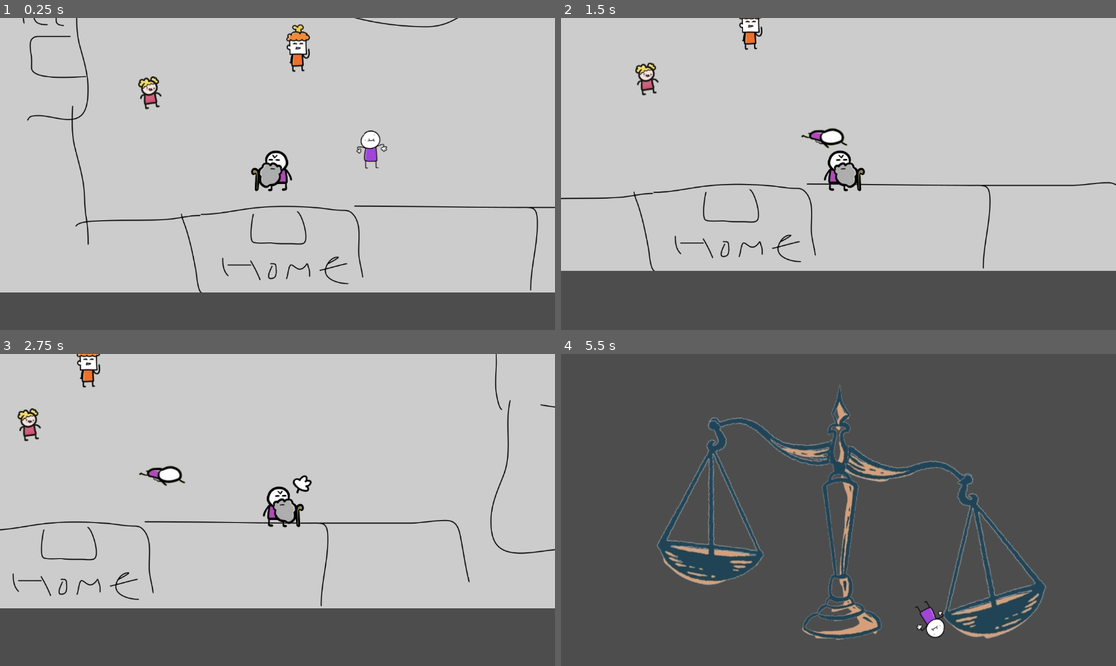
Above: before the commit, frames 1-4 (two rows, left to right).
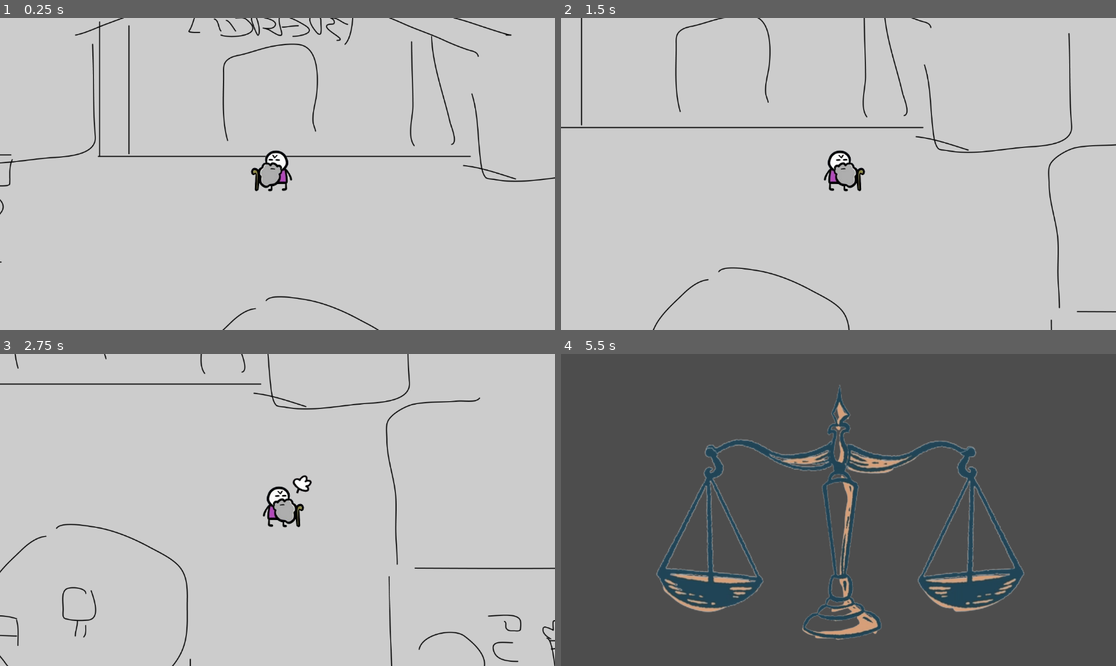
Above: after the commit, the same moments.

Repository: Athryell/Slap_game
Game: Godot game, scene res://Scenes/world.tscn
Same seed, same stepped clock (60 frames per second), same inputs: the game is played once before the commit and once after it.
Inputs:
- Up to frame 1 (0.25 s): no input
- Up to frame 2 (1.5 s): hold D (move_right) 0.53-1.28 s; tap Space (slap_basic) at 0.6, 1.35 s; hold S (move_down) from 1.28 s (still down)
- Up to frame 3 (2.75 s): release S (move_down) at 2.03 s; hold D (move_right) from 2.03 s (still down); tap Space (slap_basic) at 2.1 s
- Up to frame 4 (5.5 s): release D (move_right) at 2.78 s; hold W (move_up) 2.78-3.53 s; tap Space (slap_basic) every 0.75 s from 2.85 to 5.1 s; hold A (move_left) 3.53-5.03 s; tap Q (DEBUG_END_GAME) at 4.15 s; tap E (DEBUG_SPAWN) at 4.9 s; hold S (move_down) from 5.03 s (still down)

The runs differ from the first frame. In frame 1, 17% of the frame differs, in the area x 0-100%, y 0-100%; in frame 2, 22%; in frame 3, 22%; in frame 4, 12%.

Commit message:
Added components for noisy people and placed a couple on the museum

Diff:
--- a/Autoload/achievements_manager.gd
+++ b/Autoload/achievements_manager.gd
@@ -2,21 +2,26 @@
 
 
 func _ready() -> void:
-	GameProgressManager.completed_butterflies.connect(func(): _show_achievement("So sad...")) #TODO: Test
-	GameProgressManager.completed_mosquitoes.connect(func(): _show_achievement("We don't need those!") )
+	GameProgressManager.completed_butterflies.connect(update_achievement.bind(Global.ACHIEVEMENT.COMPLETED_BUTTERFLIES))
+	GameProgressManager.completed_mosquitoes.connect(update_achievement.bind(Global.ACHIEVEMENT.COMPLETED_MOSQUITOES))
 
 
-func update_achievement(achievement: Global.ACHIEVEMENT):  #TODO: Test
+func update_achievement(achievement: Global.ACHIEVEMENT):
 	if not achievement:
 		return
 
-	var display_text = ""
+	var ach_ita = []
+	var ach_eng = []
 
 	match achievement:
 		Global.ACHIEVEMENT.HIT_BABY:
-			_show_achievement("What the… why did you hit a baby?!")
-		#Global.ACHIEVEMENT.MOSQUITOES:
-			#pass
+			ach_ita = ["La giustizia è equalitaria",
+						"Ma che... perché hai schiaffeggiato un bambino?!"]
+			ach_eng = ["Justice is equal ",
+						"What the… why did you hit a baby?!"]
+		Global.ACHIEVEMENT.COMPLETED_MOSQUITOES:
+			ach_ita = ["Yea! Chi ne ha bisogno?"]
+			ach_eng = ["Yea! We don't need those!"]
 		Global.ACHIEVEMENT.JOFFREY:
 			pass
 		Global.ACHIEVEMENT.JOFFREY_2:
@@ -27,8 +32,9 @@
 			pass
 		Global.ACHIEVEMENT.FIRST_BUTTERFLY:
 			pass
-		#Global.ACHIEVEMENT.COMPLETED_BUTTERFLIES:
-			#pass
+		Global.ACHIEVEMENT.COMPLETED_BUTTERFLIES:
+			ach_ita = ["Ok, adesso sei felice?"]
+			ach_eng = ["Ok, are you happy now?"]
 		Global.ACHIEVEMENT.NO_TUTORIAL:
 			pass
 		Global.ACHIEVEMENT.HORSE:
@@ -42,9 +48,20 @@
 		Global.ACHIEVEMENT.CACTUS:
 			pass
 		_:
-			push_error("Didn't set the achievment!!!")
+			push_error("Didn't set the achievement!!!")
 
-	_show_achievement(display_text)
+	if ach_eng.is_empty() or ach_ita.is_empty():
+		push_error("Need to fill in the localization for " + Global.ACHIEVEMENT.find_key(achievement))
+		return
 
-func _show_achievement(text: String):
-	print(text)
+	if GameManager.game_language == Global.LANGUAGE.ITA:
+		_show_achievement(ach_ita)
+	else:
+		_show_achievement(ach_eng)
+
+
+func _show_achievement(title_and_string: Array):
+	if title_and_string.size() > 1:
+		print(title_and_string[0] + " --> " + title_and_string[1])
+	else:
+		print(title_and_string[0])
--- /dev/null
+++ b/Autoload/game_manager.gd
@@ -0,0 +1,9 @@
+extends Node
+
+var game_language: Global.LANGUAGE
+
+func _ready() -> void:
+	set_language(Global.LANGUAGE.ITA)
+
+func set_language(language: Global.LANGUAGE):
+	game_language = language
--- a/Autoload/game_progress_manager.gd
+++ b/Autoload/game_progress_manager.gd
@@ -3,8 +3,11 @@
 signal completed_butterflies
 signal completed_mosquitoes
 
-const BUTTERFLIES_TO_COLLECT = 30
-const MOSQUITOES_TO_COLLECT = 20
+#const BUTTERFLIES_TO_COLLECT = 30
+#const MOSQUITOES_TO_COLLECT = 20
+
+const BUTTERFLIES_TO_COLLECT = 4
+const MOSQUITOES_TO_COLLECT = 2
 
 var butterflies_collected = 0
 var mosquitoes_collected = 0
@@ -42,6 +45,11 @@
 		Global.TYPE.MOSQUITO:
 			mosquitoes_collected += 1
 
+	if mosquitoes_collected == MOSQUITOES_TO_COLLECT:
+		completed_mosquitoes.emit()
+	if butterflies_collected == BUTTERFLIES_TO_COLLECT:
+		completed_butterflies.emit()
+
 	print("of TYPE -> " + Global.TYPE.find_key(type))
 
 
--- a/Autoload/global.gd
+++ b/Autoload/global.gd
@@ -1,11 +1,13 @@
 extends Node
+
+enum LANGUAGE {ITA, ENG}
 
 enum FACTION {NEUTRAL, GOOD, BAD}
 enum TYPE {NOTYPE, BUTTERFLY, MOSQUITO}
 enum ACHIEVEMENT {
 	NO_ACHIEVEMENT,
 	HIT_BABY,
-	MOSQUITOES,
+	COMPLETED_MOSQUITOES,
 	JOFFREY,
 	JOFFREY_2,
 	PIDGEON,
--- a/Autoload/scene_manager.gd
+++ b/Autoload/scene_manager.gd
@@ -18,6 +18,6 @@
 func go_to_scale_scene():
 	get_tree().change_scene_to_file("res://Scenes/Windows/end_game_scale.tscn")
 
-func _process(delta: float) -> void:
+func _process(_delta: float) -> void:
 	if OS.is_debug_build() and Input.is_action_just_pressed("DEBUG_END_GAME"):
 		go_to_scale_scene()
--- /dev/null
+++ b/Components/audio_component.gd
@@ -0,0 +1,33 @@
+extends AudioStreamPlayer2D
+
+@export var area: Area2D
+@export var pause_between_audio: float = 0
+@export var pause_variation: float = 0
+
+
+func _ready() -> void:
+	add_to_group("Components")
+
+	area.body_entered.connect(_on_body_entered)
+	area.body_exited.connect(_on_body_exited)
+
+
+func _on_body_entered(body: Node2D) -> void:
+	if body is Player:
+		self.play()
+
+
+func _on_body_exited(body: Node2D) -> void:
+	if body is Player:
+		self.stop()
+
+
+func _on_finished() -> void:
+	print("audio stopped")
+	if pause_between_audio == 0:
+		self.play()
+	else:
+		var pause = pause_between_audio + randf_range(-pause_variation, pause_variation)
+		var timer = get_tree().create_timer(pause)
+		await timer.timeout
+		self.play()
--- /dev/null
+++ b/Components/audio_component.tscn
@@ -0,0 +1,10 @@
+[gd_scene load_steps=2 format=3 uid="uid://j388l2u45cvo"]
+
+[ext_resource type="Script" path="res://Components/audio_component.gd" id="1_s4hpj"]
+
+[node name="AudioStreamPlayer2D" type="AudioStreamPlayer2D"]
+max_distance = 1000.0
+attenuation = 2.14355
+script = ExtResource("1_s4hpj")
+
+[connection signal="finished" from="." to="." method="_on_finished"]
--- a/Scenes/Characters/Player/player.tscn
+++ b/Scenes/Characters/Player/player.tscn
@@ -4,8 +4,8 @@
 [ext_resource type="Texture2D" uid="uid://b35vut12e0cdx" path="res://Assets/Images/characters/players/old guy.png" id="1_w1b8n"]
 [ext_resource type="Texture2D" uid="uid://rhrgfka3rno" path="res://Assets/Images/hands/hand 2.png" id="3_1mfhk"]
 [ext_resource type="Script" path="res://Scenes/hand.gd" id="3_q6q66"]
-[ext_resource type="AudioStream" uid="uid://c5i1g2uxnqdyn" path="res://Assets/audio/sfx/soft-quick-punch.mp3" id="4_2pl23"]
-[ext_resource type="AudioStream" uid="uid://crf48xkeli8jc" path="res://Assets/audio/sfx/mixkit-fast-sword-whoosh-2792.mp3" id="5_3r3n4"]
+[ext_resource type="AudioStream" uid="uid://c5i1g2uxnqdyn" path="res://Assets/audio/sfx/slap/soft-quick-punch.mp3" id="4_2pl23"]
+[ext_resource type="AudioStream" uid="uid://crf48xkeli8jc" path="res://Assets/audio/sfx/slap/mixkit-fast-sword-whoosh-2792.mp3" id="5_3r3n4"]
 [ext_resource type="Script" path="res://camera_shake.gd" id="7_mg36u"]
 
 [sub_resource type="CapsuleShape2D" id="CapsuleShape2D_rnf38"]
--- /dev/null
+++ b/Scenes/Characters/debug_data.gd
@@ -0,0 +1,19 @@
+extends Control
+
+@onready var char_data: PeopleCharacter = $".."
+@onready var faction_color: ColorRect = $FactionColor
+@onready var has_achievement: ColorRect = $HasAchievement
+
+func _ready() -> void:
+	if not OS.is_debug_build():
+		visible = false
+
+	if char_data.faction == Global.FACTION.GOOD:
+		faction_color.set_color(Color.LIME_GREEN)
+	elif char_data.faction == Global.FACTION.BAD:
+		faction_color.set_color(Color.DARK_RED)
+
+	if char_data.achievement:
+		has_achievement.set_visible(true)
+	else:
+		has_achievement.set_visible(false)
--- a/Scenes/Characters/people_character.tscn
+++ b/Scenes/Characters/people_character.tscn
@@ -1,8 +1,9 @@
-[gd_scene load_steps=5 format=3 uid="uid://ckeg0pg2y5gmu"]
+[gd_scene load_steps=6 format=3 uid="uid://ckeg0pg2y5gmu"]
 
 [ext_resource type="Texture2D" uid="uid://dyxtbsdbjyvsk" path="res://Assets/Images/characters/base_character.png" id="1_vbo7x"]
 [ext_resource type="Script" path="res://people_character.gd" id="1_vixp1"]
 [ext_resource type="Texture2D" uid="uid://x88g0wvsoy26" path="res://Assets/Images/characters/faint_character.png" id="3_xc8hg"]
+[ext_resource type="Script" path="res://Scenes/Characters/debug_data.gd" id="4_7e5ak"]
 
 [sub_resource type="CircleShape2D" id="CircleShape2D_w5sb3"]
 radius = 21.0
@@ -10,9 +11,8 @@
 [node name="PeopleCharacter" type="Area2D"]
 collision_layer = 2
 script = ExtResource("1_vixp1")
-faction = null
-achievement = null
-max_amount_slap = null
+sprite_image_faint = ExtResource("3_xc8hg")
+sprite_image_base = ExtResource("1_vbo7x")
 
 [node name="CharacterSpriteNormal" type="Sprite2D" parent="."]
 position = Vector2(-9.53674e-07, -7)
@@ -25,3 +25,23 @@
 
 [node name="CollisionShape2D" type="CollisionShape2D" parent="."]
 shape = SubResource("CircleShape2D_w5sb3")
+
+[node name="DebugData" type="Control" parent="."]
+layout_mode = 3
+anchors_preset = 0
+offset_right = 40.0
+offset_bottom = 40.0
+script = ExtResource("4_7e5ak")
+
+[node name="FactionColor" type="ColorRect" parent="DebugData"]
+offset_left = -11.0
+offset_top = 37.0
+offset_right = -7.0
+offset_bottom = 41.0
+color = Color(0.900705, 0.900705, 0.900705, 1)
+
+[node name="HasAchievement" type="ColorRect" parent="DebugData"]
+offset_left = -4.0
+offset_top = 37.0
+offset_bottom = 41.0
+color = Color(0.223772, 0.38826, 0.889296, 1)
--- a/Scenes/Locations/museum.tscn
+++ b/Scenes/Locations/museum.tscn
@@ -1,12 +1,32 @@
-[gd_scene load_steps=6 format=3 uid="uid://b067x1cr0pskp"]
+[gd_scene load_steps=15 format=3 uid="uid://b067x1cr0pskp"]
 
 [ext_resource type="Texture2D" uid="uid://byo4iap4vp121" path="res://Assets/Images/background/Museum.png" id="1_la5mv"]
 [ext_resource type="Script" path="res://base_scene.gd" id="1_ox0bf"]
 [ext_resource type="Script" path="res://follow_cam.gd" id="3_6k3u8"]
 [ext_resource type="PackedScene" uid="uid://x6axhovx7bm7" path="res://Scenes/change_scene_trigger.tscn" id="3_iv2gt"]
+[ext_resource type="PackedScene" uid="uid://ckeg0pg2y5gmu" path="res://Scenes/Characters/people_character.tscn" id="5_j43cf"]
+[ext_resource type="Texture2D" uid="uid://dk1ykxeoqjfeo" path="res://Assets/Images/characters/boy.png" id="6_gh7j3"]
+[ext_resource type="PackedScene" uid="uid://j388l2u45cvo" path="res://Components/audio_component.tscn" id="7_3rf2b"]
+[ext_resource type="AudioStream" uid="uid://w3ledn15eb20" path="res://Assets/audio/sfx/noise/iphone_typing_jtc-6745.mp3" id="8_72bar"]
+[ext_resource type="AudioStream" uid="uid://k4j0bqghiwhv" path="res://Assets/audio/sfx/noise/snot-crush.mp3" id="9_1aoq4"]
+[ext_resource type="AudioStream" uid="uid://b4wglw0t3wnjb" path="res://Assets/audio/sfx/noise/snot.mp3" id="10_rgcob"]
 
 [sub_resource type="RectangleShape2D" id="RectangleShape2D_1fkqj"]
 size = Vector2(451, 68)
+
+[sub_resource type="CircleShape2D" id="CircleShape2D_dikvn"]
+radius = 800.0
+
+[sub_resource type="AudioStreamRandomizer" id="AudioStreamRandomizer_g0uf7"]
+playback_mode = 1
+random_pitch = 1.5
+random_volume_offset_db = 3.0
+streams_count = 2
+stream_0/stream = ExtResource("9_1aoq4")
+stream_1/stream = ExtResource("10_rgcob")
+
+[sub_resource type="CircleShape2D" id="CircleShape2D_xxdt6"]
+radius = 800.0
 
 [node name="Museum" type="Node2D"]
 script = ExtResource("1_ox0bf")
@@ -39,3 +59,36 @@
 
 [node name="Any" type="Marker2D" parent="EntranceMarkers"]
 position = Vector2(1, 740)
+
+[node name="Characters" type="Node" parent="."]
+
+[node name="PhoneClickerCharacter" parent="Characters" instance=ExtResource("5_j43cf")]
+position = Vector2(-458, -368)
+faction = 2
+sprite_image_base = ExtResource("6_gh7j3")
+metadata/_edit_group_ = true
+
+[node name="AudioComponent" parent="Characters/PhoneClickerCharacter" node_paths=PackedStringArray("area") instance=ExtResource("7_3rf2b")]
+stream = ExtResource("8_72bar")
+area = NodePath("Area2D")
+
+[node name="Area2D" type="Area2D" parent="Characters/PhoneClickerCharacter/AudioComponent"]
+
+[node name="CollisionShape2D" type="CollisionShape2D" parent="Characters/PhoneClickerCharacter/AudioComponent/Area2D"]
+shape = SubResource("CircleShape2D_dikvn")
+
+[node name="SnotCharacter" parent="Characters" instance=ExtResource("5_j43cf")]
+position = Vector2(889, -240)
+faction = 2
+metadata/_edit_group_ = true
+
+[node name="AudioComponent" parent="Characters/SnotCharacter" node_paths=PackedStringArray("area") instance=ExtResource("7_3rf2b")]
+stream = SubResource("AudioStreamRandomizer_g0uf7")
+area = NodePath("Area2D")
+pause_between_audio = 4.0
+pause_variation = 3.9
+
+[node name="Area2D" type="Area2D" parent="Characters/SnotCharacter/AudioComponent"]
+
+[node name="CollisionShape2D" type="CollisionShape2D" parent="Characters/SnotCharacter/AudioComponent/Area2D"]
+shape = SubResource("CircleShape2D_xxdt6")
--- a/Scenes/Locations/square.tscn
+++ b/Scenes/Locations/square.tscn
@@ -1,13 +1,11 @@
-[gd_scene load_steps=18 format=3 uid="uid://dpfrr66nhogrh"]
+[gd_scene load_steps=16 format=3 uid="uid://dpfrr66nhogrh"]
 
 [ext_resource type="Script" path="res://Scenes/Locations/square.gd" id="1_tv3b4"]
 [ext_resource type="Texture2D" uid="uid://dtujfineklugp" path="res://Assets/Images/background/Square.png" id="2_ts71b"]
 [ext_resource type="PackedScene" uid="uid://x6axhovx7bm7" path="res://Scenes/change_scene_trigger.tscn" id="3_1da5n"]
 [ext_resource type="PackedScene" uid="uid://bm7bb478qnqnb" path="res://Scenes/spawner.tscn" id="3_hdrgv"]
 [ext_resource type="PackedScene" uid="uid://ddd4qbwvdrfrp" path="res://Components/dialogue_component.tscn" id="5_f41xw"]
-[ext_resource type="Texture2D" uid="uid://x88g0wvsoy26" path="res://Assets/Images/characters/faint_character.png" id="6_ltp3o"]
 [ext_resource type="Texture2D" uid="uid://bt86wsgyrf10b" path="res://Assets/Images/characters/girl.png" id="7_52hyn"]
-[ext_resource type="Texture2D" uid="uid://dyxtbsdbjyvsk" path="res://Assets/Images/characters/base_character.png" id="7_e1xxv"]
 [ext_resource type="PackedScene" uid="uid://ckeg0pg2y5gmu" path="res://Scenes/Characters/people_character.tscn" id="8_na3ma"]
 [ext_resource type="Texture2D" uid="uid://daw2f1t4sy5gs" path="res://Assets/Images/characters/woman.png" id="9_7v6y7"]
 [ext_resource type="Script" path="res://Components/marker_movement_component.gd" id="9_da8jy"]
@@ -63,7 +61,7 @@
 metadata/_edit_lock_ = true
 
 [node name="Home" type="Marker2D" parent="EntranceMarkers"]
-position = Vector2(-248, 603)
+position = Vector2(-248, 588)
 
 [node name="Pub" type="Marker2D" parent="EntranceMarkers"]
 position = Vector2(589, 201)
@@ -114,7 +112,6 @@
 
 [node name="WalkCharacterTEST" parent="Characters" instance=ExtResource("8_na3ma")]
 position = Vector2(-530, 439)
-sprite_image_faint = ExtResource("6_ltp3o")
 faction = 1
 achievement = 1
 sprite_image_base = ExtResource("7_52hyn")
@@ -127,7 +124,6 @@
 
 [node name="ChattyCharTEST" parent="Characters" instance=ExtResource("8_na3ma")]
 position = Vector2(-202, 350)
-sprite_image_faint = ExtResource("6_ltp3o")
 faction = 2
 sprite_image_base = ExtResource("9_7v6y7")
 metadata/_edit_group_ = true
@@ -140,9 +136,7 @@
 
 [node name="OneLineCharTEST" parent="Characters" instance=ExtResource("8_na3ma")]
 position = Vector2(-55, 560)
-sprite_image_faint = ExtResource("6_ltp3o")
 faction = 2
-sprite_image_base = ExtResource("7_e1xxv")
 metadata/_edit_group_ = true
 
 [node name="DialogueComponent" parent="Characters/OneLineCharTEST" instance=ExtResource("5_f41xw")]
--- a/Scenes/spawner.gd
+++ b/Scenes/spawner.gd
@@ -15,7 +15,7 @@
 	GameProgressManager.completed_mosquitoes.connect(func(): stop_spawn_mq = true )
 
 
-func _process(delta: float) -> void:
+func _process(_delta: float) -> void:
 	if OS.is_debug_build() and Input.is_action_just_pressed("DEBUG_SPAWN"):
 		_spawn_insect()
 
--- a/base_scene.gd
+++ b/base_scene.gd
@@ -19,7 +19,7 @@
 func position_player() -> void:
 	var last_scene = SceneManager.last_scene_name
 	if last_scene.is_empty():
-		last_scene = "Home"
+		last_scene = "Museum"
 
 	for entrance in entrance_markers.get_children():
 		if entrance is Marker2D and entrance.name == "Any" or entrance.name == last_scene:
--- a/project.godot
+++ b/project.godot
@@ -22,6 +22,7 @@
 GameProgressManager="*res://Autoload/game_progress_manager.gd"
 Global="*res://Autoload/global.gd"
 AchievementsManager="*res://Autoload/achievements_manager.gd"
+GameManager="*res://Autoload/game_manager.gd"
 
 [dialogic]
 
@@ -48,6 +49,13 @@
 save/encryption_on_exports_only=true
 text/autopauses={}
 variables={}
+
+[file_customization]
+
+folder_colors={
+"res://Assets/": "orange",
+"res://Scenes/": "gray"
+}
 
 [input]
 
Binary file added: Assets/Images/bird.png
Not shown, added: Assets/Images/bird.png.import
Binary file added: Assets/Images/like-meter-doodle-against-white-background-with-vignette-WJNR4H_jpg.png
Not shown, added: Assets/Images/like-meter-doodle-against-white-background-with-vignette-WJNR4H_jpg.png.import
Not shown, removed: Assets/audio/sfx/mixkit-big-cinematic-impact-788.mp3.import
Not shown, removed: Assets/audio/sfx/mixkit-fast-sword-whoosh-2792.mp3.import
Not shown, added: Assets/audio/sfx/noise/iphone_typing_jtc-6745.mp3.import
Not shown, added: Assets/audio/sfx/noise/snot-crush.mp3.import
Not shown, added: Assets/audio/sfx/noise/snot.mp3.import
Not shown, added: Assets/audio/sfx/slap/mixkit-big-cinematic-impact-788.mp3.import
Not shown, added: Assets/audio/sfx/slap/mixkit-fast-sword-whoosh-2792.mp3.import
Not shown, added: Assets/audio/sfx/slap/soft-quick-punch.mp3.import
(and 17 more such lines)
